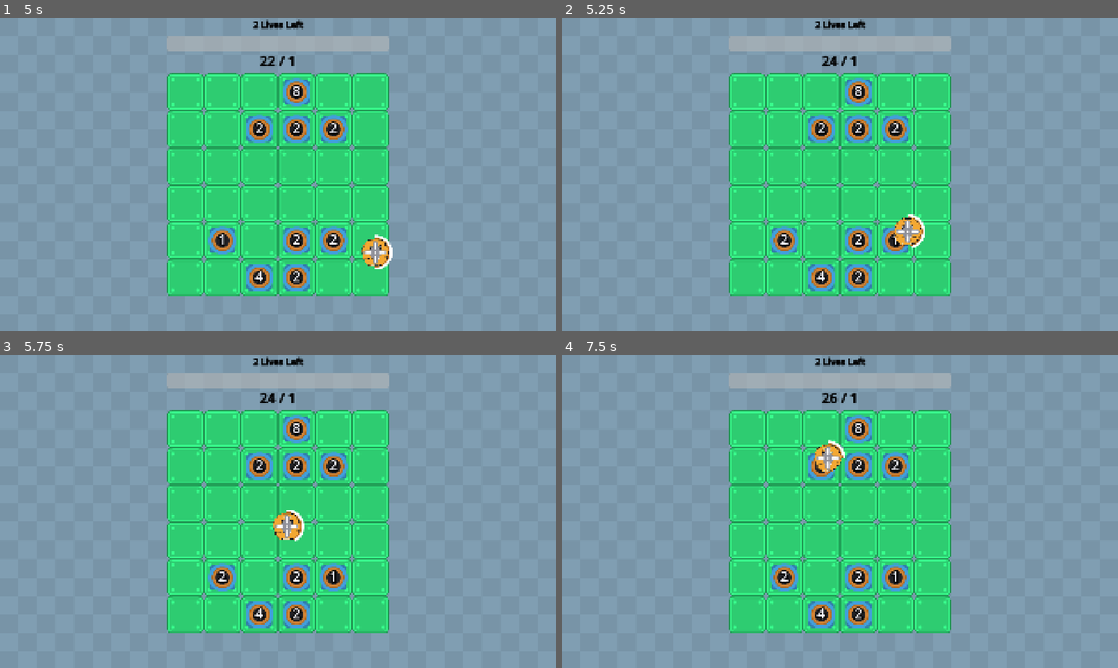
Above: before the commit, frames 1-4 (two rows, left to right).
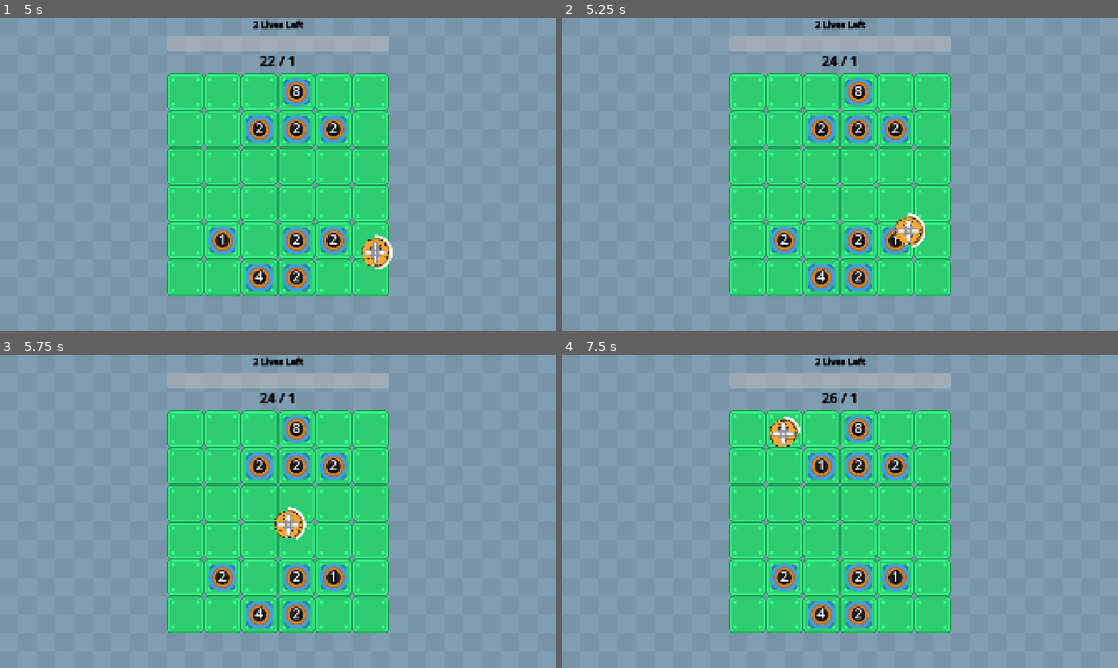
Above: after the commit, the same moments.

Repository: wanamelon/prototype_monorepo
Game: Godot game, scene res://source/bounce_main.tscn
Two runs of this game, one before a commit and one after it. Both use one fixed random seed, a clock stepped at 60 frames per second and the inputs below. Sound files missing from this copy of the repository are replaced by a short silence.
Inputs:
- Up to frame 1 (5 s): no input
- Up to frame 2 (5.25 s): no input
- Up to frame 3 (5.75 s): no input
- Up to frame 4 (7.5 s): no input

Frame 1 is identical in both runs. In frame 2, 0.2% of the frame differs, in the area x 59-66%, y 62-74%; in frame 3, 0.4%; in frame 4, 0.8%, in the area x 37-51%, y 19-38%.

Commit message:
size buff

Diff:
--- a/roller/source/item/roller.gd
+++ b/roller/source/item/roller.gd
@@ -21,6 +21,8 @@
 
 const ROLLER_SCENE: PackedScene = preload("res://source/item/roller.tscn")
 
+@onready var _original_size: float = ($CharacterBody2D/CollisionShape2D.shape as CircleShape2D).radius
+@onready var _original_sprite_scale: Vector2 = $Sprite2D.scale
 # TODO: belong inside character body?
 var _speed: float = 400.0
 var _bounce_count: int = 0
@@ -28,6 +30,7 @@
 var _stamina_seconds: float = 10
 var _max_stamina := _stamina_seconds
 var _speed_buff_durations: Array[float] = []
+var _size_buff_durations: Array[float] = []
 var finished := false
 
 static func instance() -> Roller:
@@ -60,6 +63,7 @@
 			events.append(ItemSystem.DespawnEvent.new(self, self))
 	else:
 		_apply_speed_buffs(state.delta)
+	_apply_size_buffs(state.delta)
 	_stamina_seconds -= state.delta
 	_add_buffs_on_destroy(state.last_tick_events)
 	return events
@@ -70,6 +74,8 @@
 			var despawn := event as ItemSystem.DespawnEvent
 			if despawn.source is Roller:
 				_speed_buff_durations.append(2.5)
+				if _size_buff_durations.size() < 4 and Utils.RNG.randf() < 0.2:
+					_size_buff_durations.append(1.5)
 
 func _apply_speed_buffs(delta):
 	var speed_with_buffs := _speed
@@ -83,6 +89,22 @@
 	_speed_buff_durations = new_speed_buff_durations
 	_velocity = _velocity.normalized() * speed_with_buffs
 
+func _apply_size_buffs(delta):
+	var size_buff: float = 0
+	var new_size_buff_durations: Array[float] = []
+	for duration in _size_buff_durations:
+		size_buff += min(5, 5 * duration)
+		var decremented = duration - delta
+		if decremented > 0:
+			new_size_buff_durations.append(decremented)
+	var capped_size_buff: float = min(20, size_buff)
+	var size_with_buffs: float = _original_size + capped_size_buff
+	_size_buff_durations = new_size_buff_durations
+	$CharacterBody2D/CollisionShape2D.shape.radius = size_with_buffs
+	var og_sprite_radius_px: float = ($Sprite2D.texture.get_size().x / 2) * _original_sprite_scale.x
+	var desired_sprite_radius_px: float = og_sprite_radius_px + capped_size_buff
+	$Sprite2D.scale = (desired_sprite_radius_px / og_sprite_radius_px) * _original_sprite_scale
+
 func _process(delta):
 	$TextureProgressBar.value = 100.0 * _stamina_seconds / float(_max_stamina)
 	# TODO: Wire this somehow?
